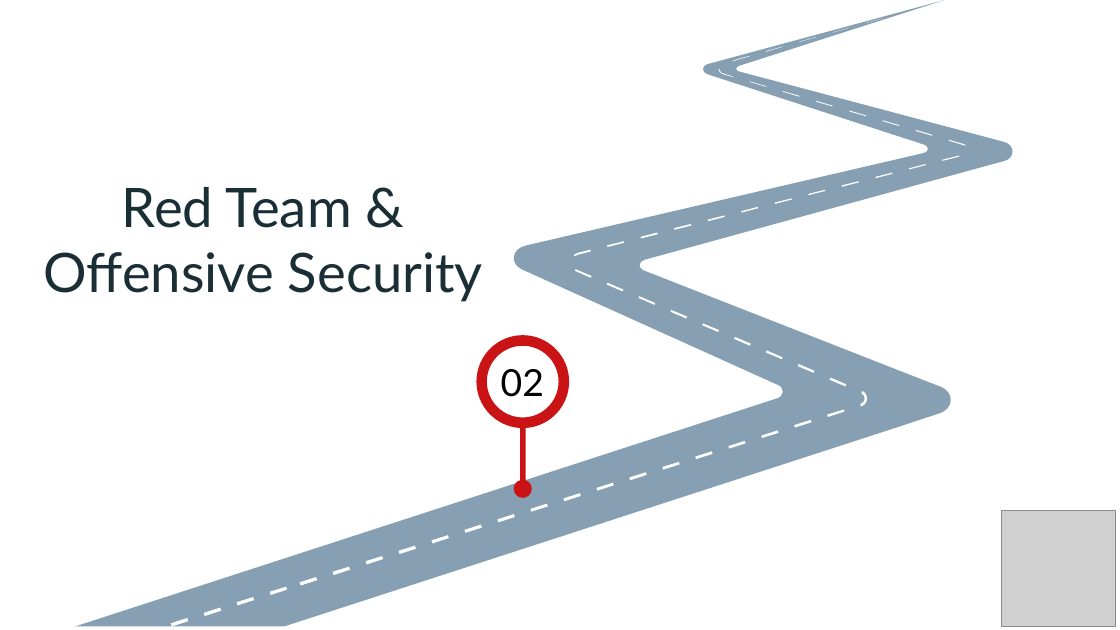
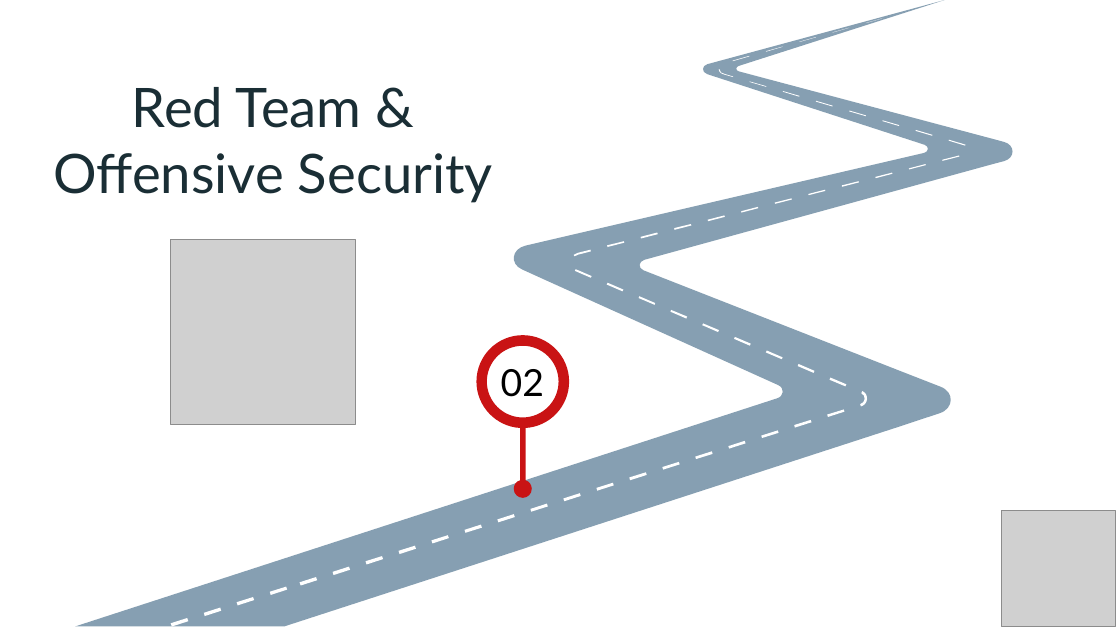
Before and after one commit to OsamahAlnasser/TotallyNotLame, a slide deck: slide 7 of Cybersecurity Academy (Teams C & D).pptx. Drawn at 1120x630 pixels with LibreOffice and Linux fonts; fonts in the diff are those of the drawing; grey boxes stand for pictures. Boxes give left, top, right and bottom in pixels: in the first picture for what was removed or moved away, otherwise in the second. Text is boxed around its words. In the diff, an @@ line names an element or a change of style, - is before the commit and + after.

```diff
--- a/Cybersecurity Academy (Teams C & D).pptx
+++ b/Cybersecurity Academy (Teams C & D).pptx
@@ text "Red Team & Offensive Security": place and size @@
-text "Red Team & Offensive Security" at [43,187,483,302]
+text "Red Team & Offensive Security" at [53,87,493,202]
@@ picture added at [170,240,355,424] @@
```
Also in this commit, not shown: 7 other slides changed, 2 slides added, 1 slide removed.
